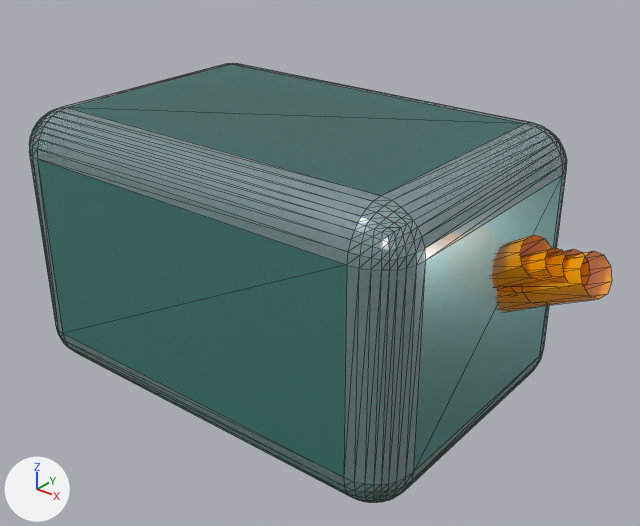
One commit to the glTF model android/app/src/main/assets/models/vehicle_technical_atlases/remaining_systems/remaining_systems_11/remaining_systems_11.glb: the scene before it, then after it.
Rendered twice from a 50 mm lens placed at (1.429, -1.665, 1.016), pointed at (0.069, 0.034, -0.038). The axes (+X, +Y, +Z) are drawn at lower left. The lights are the same throughout. The older version comes first. Mesh edges are drawn as thin lines. Where no turn or scale is listed for an object, it has been applied to the vertices.

The first picture shows 'asset_mesh__remaining_systems_1169__fluid_path', 'asset_mesh__remaining_systems_1175__fluid_path', 'asset_mesh__remaining_systems_1195__fluid_path', 'asset_mesh__remaining_systems_1196__reference_body' and 1 more.
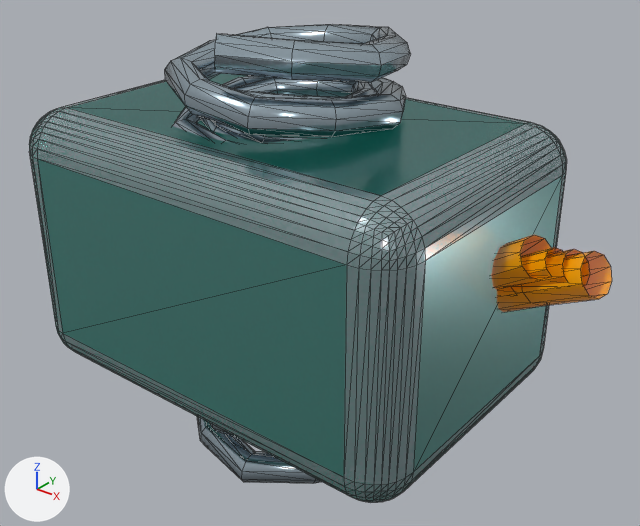
The change, as a diff of the scene's bpy script:
```diff
--- a/android/app/src/main/assets/models/vehicle_technical_atlases/remaining_systems/remaining_systems_11/remaining_systems_11.glb.py
+++ b/android/app/src/main/assets/models/vehicle_technical_atlases/remaining_systems/remaining_systems_11/remaining_systems_11.glb.py
@@ me_mesh_49_1 @@
+me_mesh_49_1.from_pydata(...)  # 890 vertices, 1760 faces; spans x -0.243..0.242, y -0.243..0.242, z -0.48..0.479
+me_mesh_49_1.materials.append(mat_g4ed_machined_steel)  # pale blue #b7c9d4
@@ me_mesh_43_1 @@
+me_mesh_43_1.from_pydata(...)  # 890 vertices, 1760 faces; spans x -0.314..0.313, y -0.314..0.312, z -0.62..0.619
+me_mesh_43_1.materials.append(mat_g4ed_machined_steel)  # pale blue #b7c9d4
@@ ob_asset_mesh__remaining_systems_1191__coil_spring @@
+ob_asset_mesh__remaining_systems_1191__coil_spring = bpy.data.objects.new('asset_mesh__remaining_systems_1191__coil_spring', me_mesh_49_1)
+ob_asset_mesh__remaining_systems_1191__coil_spring.location = (0.0, 0.0, 0.0)
@@ ob_asset_mesh__remaining_systems_1186__coil_spring @@
+ob_asset_mesh__remaining_systems_1186__coil_spring = bpy.data.objects.new('asset_mesh__remaining_systems_1186__coil_spring', me_mesh_43_1)
+ob_asset_mesh__remaining_systems_1186__coil_spring.location = (0.0, 0.0, 0.0)
```

Boxes (x1, y1, x2, y2) around the edits, measured in the pictures (640 x 526 px):
'asset_mesh__remaining_systems_1186__coil_spring', added (pale blue)
    after: (165, 24, 410, 484)
'asset_mesh__remaining_systems_1191__coil_spring', added
    after: (200, 78, 376, 143)
